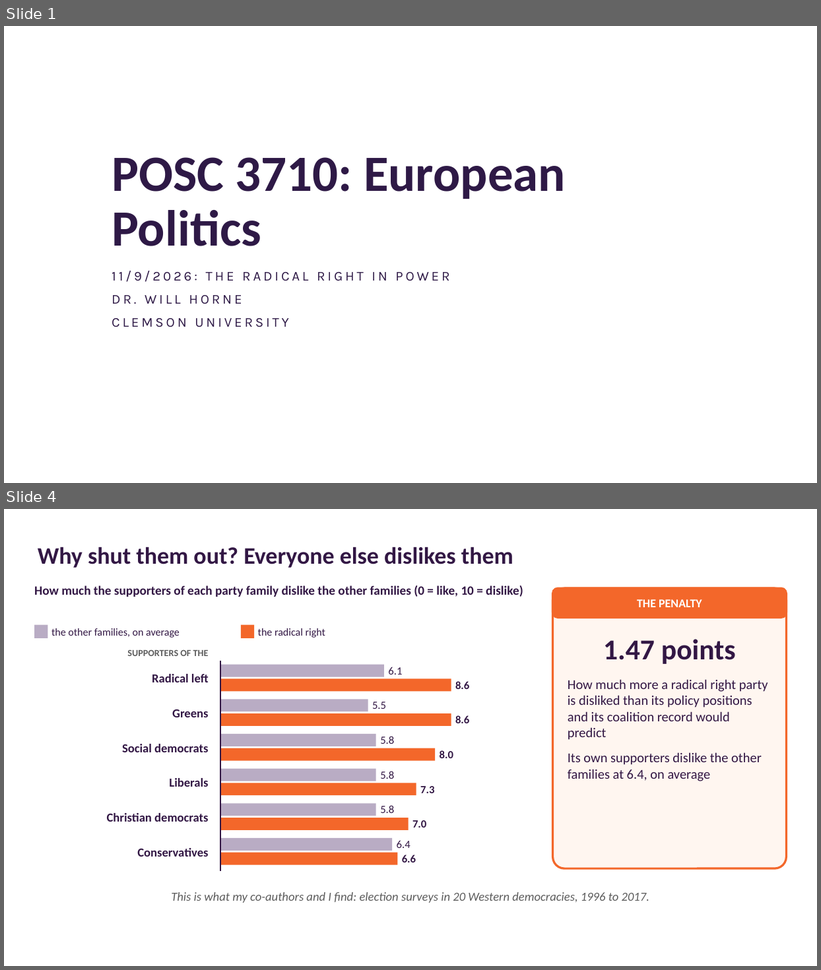
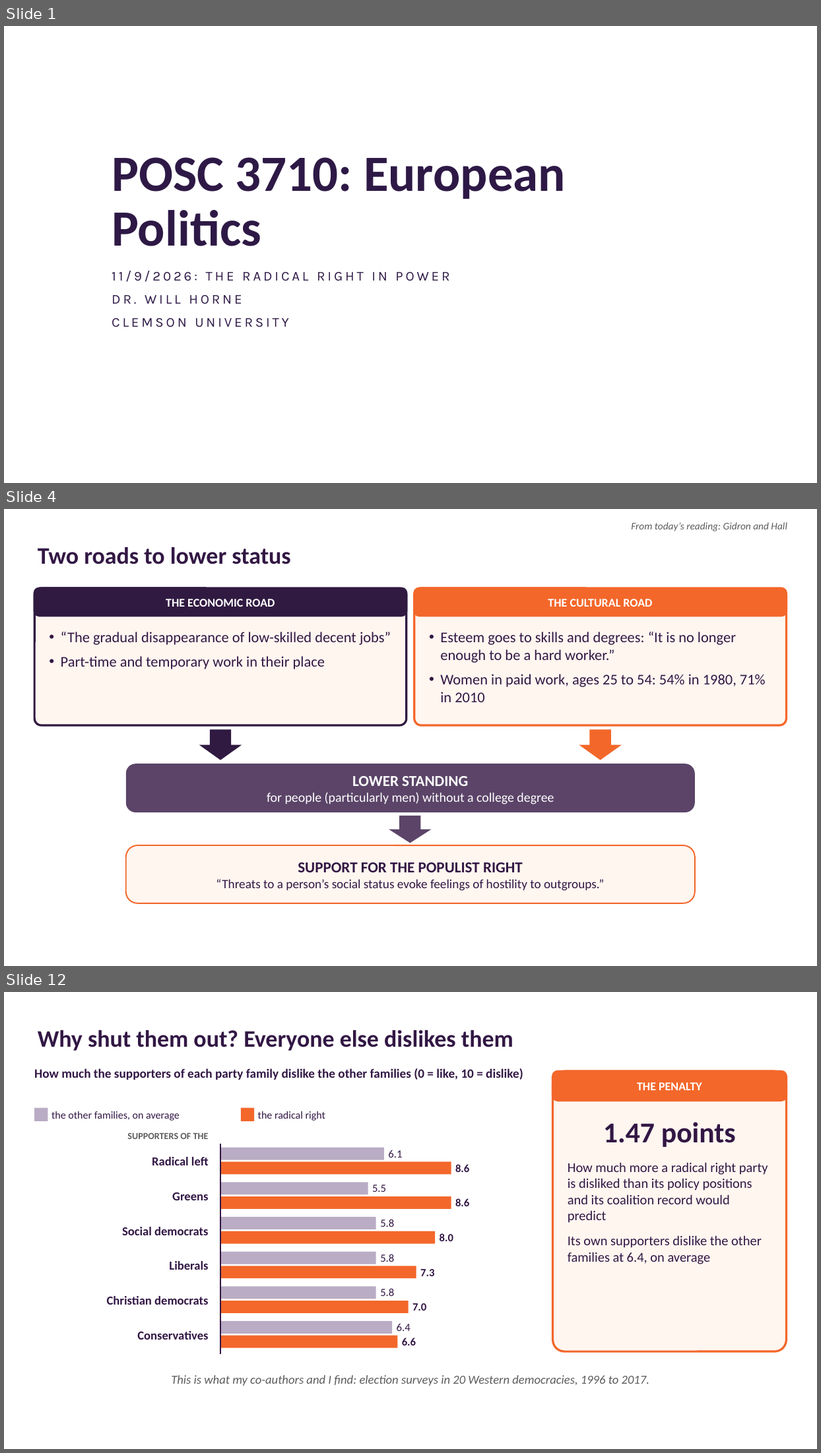
Before and after one commit to Will-Horne/will-horne.github.io, a slide deck: posc-3710/2026-11-09-the-radical-right-in-power.pptx. Shown one above the other, each under a label of ours: slides 1 and 4 before the commit, slides 1, 4 and 12 after it; the slides between them are not shown. The pictures are 821x970 and 821x1453 pixels, drawn with LibreOffice and Linux fonts; fonts in the diff are those of the drawing; background and template pictures are left out. Boxes give left, top, right and bottom in pixels: in the first picture for what was removed or moved away, otherwise in the second. Text is boxed around its words. In the diff, an @@ line names an element or a change of style, - is before the commit and + after.

Commit message:
Update lecture: The Radical Right in Power

```diff
--- a/posc-3710/2026-11-09-the-radical-right-in-power.pptx
+++ b/posc-3710/2026-11-09-the-radical-right-in-power.pptx
@@ slide 4 added at (4, 509, 817, 966), background picture (left out) @@
@@ text added at (631, 522, 787, 531), 12 pt, text #5C5C5C, italic @@
+From today’s reading: Gidron and Hall
@@ text added at (38, 547, 290, 564), 28 pt, text #321744, bold @@
+Two roads to lower status
@@ rounded rectangle added at (34, 588, 407, 725), fill #FFF6F0, outline #301A41 2.5 pt @@
@@ rounded rectangle added at (34, 588, 407, 616), fill #301A41, outline #301A41 2.5 pt @@
@@ text added at (166, 599, 275, 607), 14 pt, text #FFFFFF, bold @@
+THE ECONOMIC ROAD
@@ rounded rectangle added at (415, 588, 787, 725), fill #FFF6F0, outline #F3672A 2.5 pt @@
@@ rounded rectangle added at (415, 588, 787, 616), fill #F3672A, outline #F3672A 2.5 pt @@
@@ text added at (548, 599, 652, 607), 14 pt, text #FFFFFF, bold @@
+THE CULTURAL ROAD
@@ text added at (61, 632, 391, 669), 17.5 pt, text #321744 @@
+• “The gradual disappearance of low-skilled decent jobs”
+• Part-time and temporary work in their place
@@ text added at (440, 632, 766, 702), 17.5 pt, text #321744 @@
+• Esteem goes to skills and degrees: “It is no longer enough to be a hard worker.”
+• Women in paid work, ages 25 to 54: 54% in 1980, 71% in 2010
@@ down arrow added at (199, 730, 242, 760), fill #301A41 @@
@@ down arrow added at (580, 730, 622, 760), fill #F3672A @@
@@ rounded rectangle added at (126, 764, 695, 813), fill #5B4468, 15.5 pt, text #FFFFFF @@
+LOWER STANDING
+for people (particularly men) without a college degree
@@ down arrow added at (389, 816, 432, 843), fill #5B4468 @@
@@ rounded rectangle added at (126, 846, 695, 904), fill #FFF6F0, outline #F3672A 1.5 pt, 15 pt, text #321744 @@
+SUPPORT FOR THE POPULIST RIGHT
+“Threats to a person’s social status evoke feelings of hostility to outgroups.”
@@ what was slide 4 is now slide 12 @@
```
Also in this commit, not shown: 1 slide changed, 8 other slides added, 1 slide removed, 1 other file.
